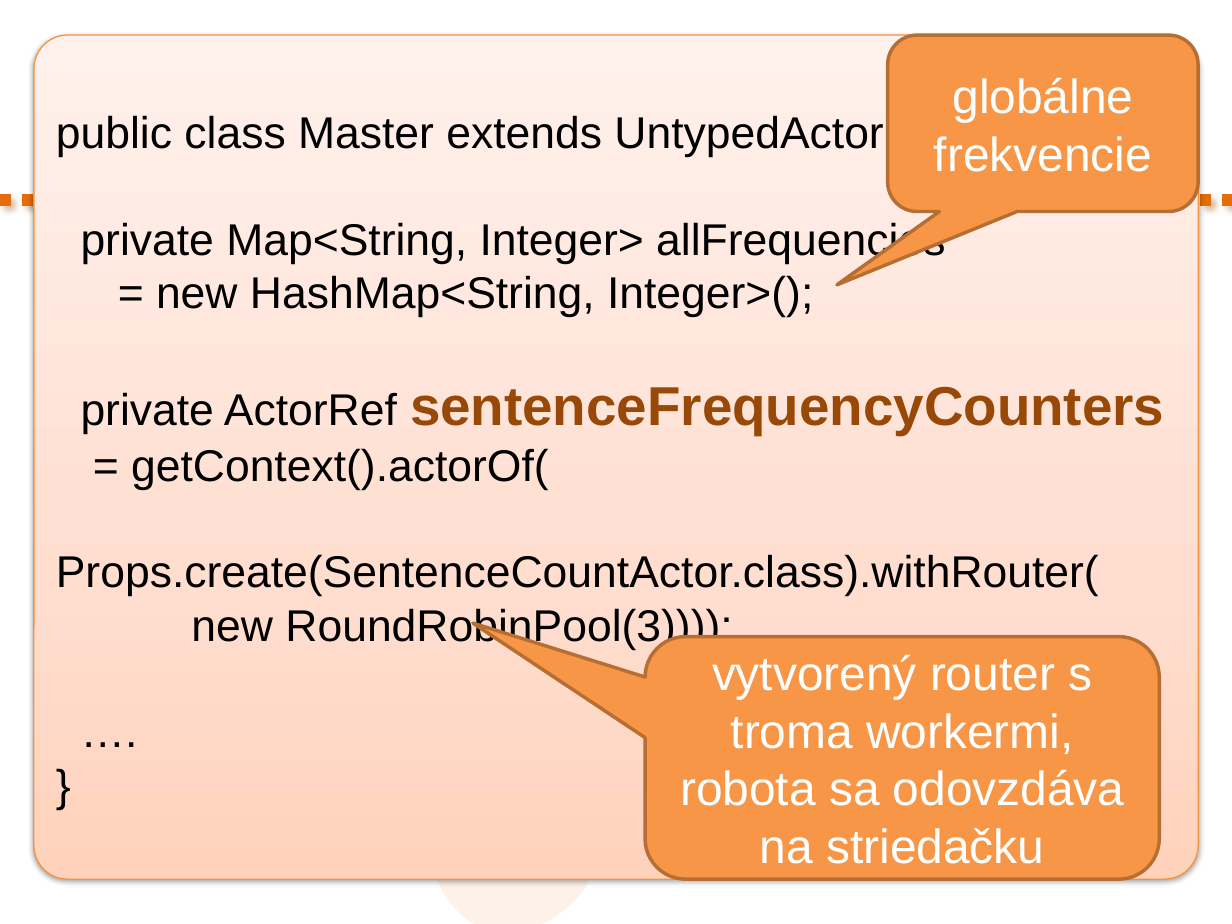
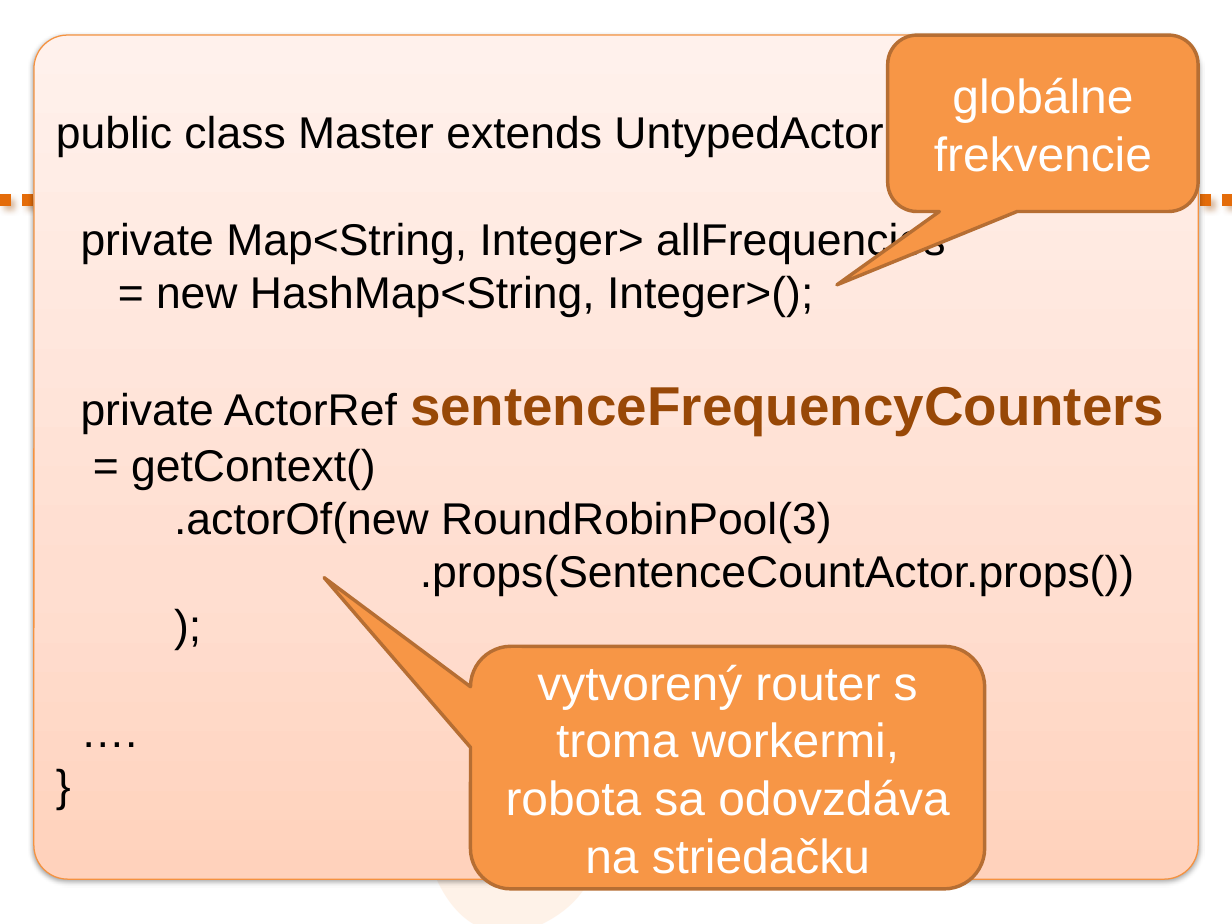
Before and after one commit to novotnyr/kopr-portal, a slide deck: slide 30 of slides/kopr-actors-akka.pptx (slide 25 before the commit). Drawn at 1232x924 pixels with LibreOffice and Linux fonts; fonts in the diff are those of the drawing. Boxes give left, top, right and bottom in pixels: in the first picture for what was removed or moved away, otherwise in the second. Text is boxed around its words. In the diff, an @@ line names an element or a change of style, - is before the commit and + after.

```diff
--- a/slides/kopr-actors-akka.pptx
+++ b/slides/kopr-actors-akka.pptx
@@ text in rounded rectangle at <box>131,448,1134,597</box>: text changed @@
-= getContext().actorOf(
-Props.create(SentenceCountActor.class).withRouter(
-new RoundRobinPool(3))));
+= getContext()
+.actorOf(new RoundRobinPool(3)
+.props(SentenceCountActor.props())
+);
@@ rounded speech box "vytvorený router s troma workermi, ...": place and size @@
-rounded speech box "vytvorený router s troma workermi, ..." at <box>646,637,1159,880</box>
+rounded speech box "vytvorený router s troma workermi, ..." at <box>471,647,984,890</box>
@@ rounded speech box "vytvorený router s troma workermi, ..." at <box>471,647,984,890</box>: proportions changed @@
```
Also in this commit, not shown: 10 other slides changed, 8 slides added, 10 slides removed, 1 other file.
